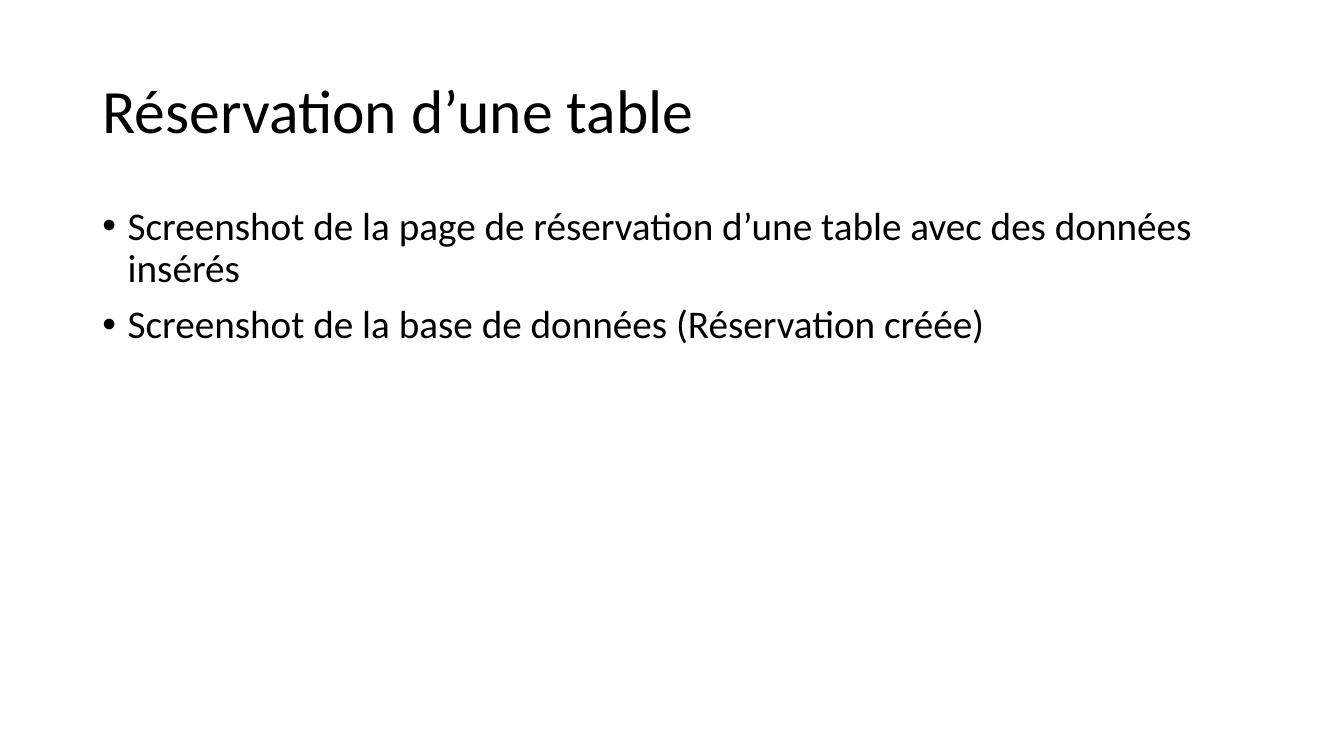
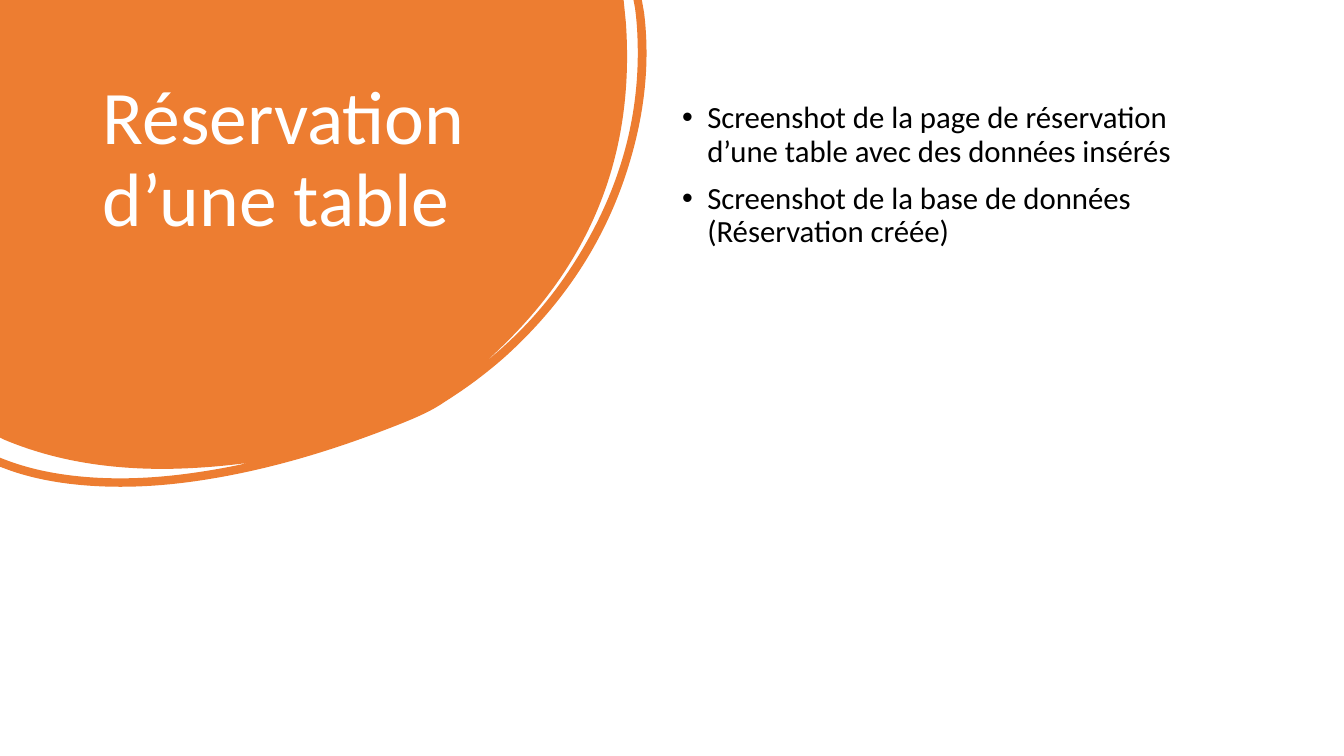
Before and after one commit to Eliefrh/Mamas-pizza, a slide deck: slide 8 of Doc/Mammas Pizzeria.pptx. Drawn at 1344x756 pixels with LibreOffice and Linux fonts; fonts in the diff are those of the drawing. Boxes give left, top, right and bottom in pixels: in the first picture for what was removed or moved away, otherwise in the second. Text is boxed around its words. In the diff, an @@ line names an element or a change of style, - is before the commit and + after.

```diff
--- a/Doc/Mammas Pizzeria.pptx
+++ b/Doc/Mammas Pizzeria.pptx
@@ freeform shape added at [0,0,767,620], fill #ED7D31 @@
@@ title "Réservation d’une table" at [103,91,465,227]: size 44 to 54 pt, text colour #000000 to #FFFFFF; vertical alignment middle to top @@
@@ text "Screenshot de la page de ...": place and size @@
-text "Screenshot de la page de ..." at [128,212,1192,344]
+text "Screenshot de la page de ..." at [707,106,1170,246]
@@ text "Screenshot de la page de ..." at [707,106,1170,246]: size 28 to 22 pt @@
```
Also in this commit, not shown: 14 other slides changed, 1 other file.
